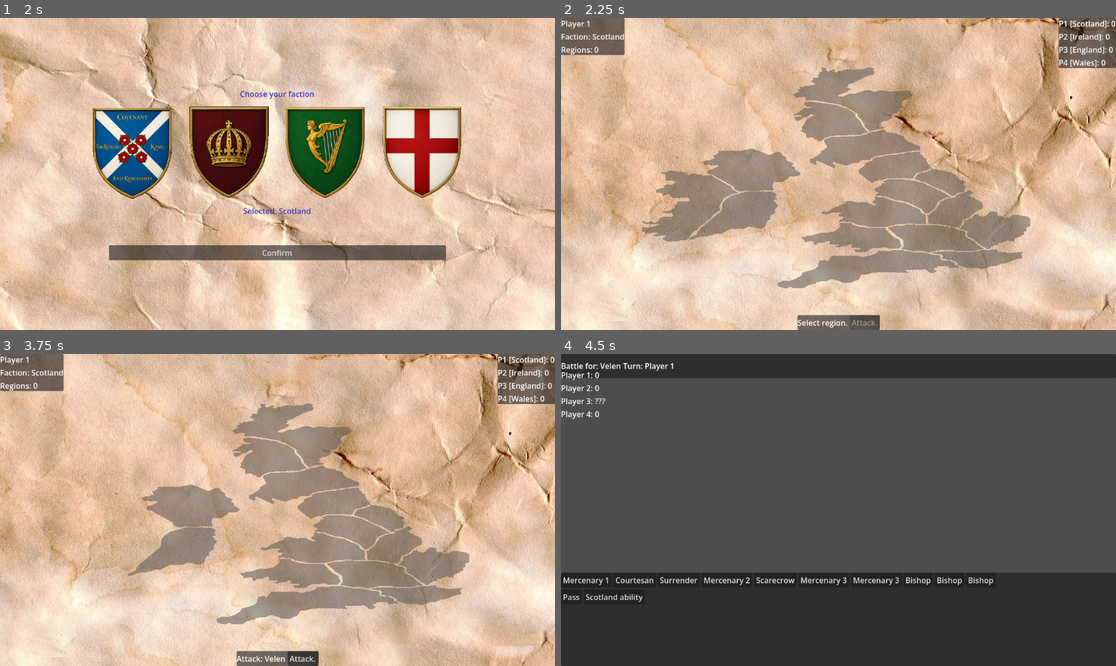
Above: before the commit, frames 1-4 (two rows, left to right).
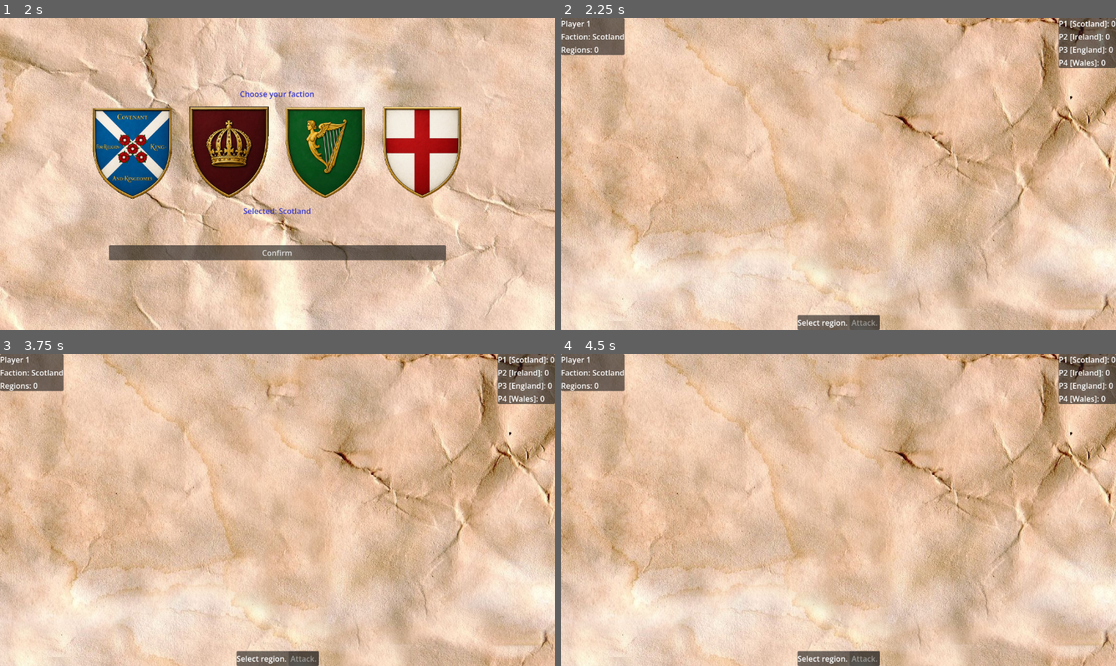
Above: after the commit, the same moments.

Repository: genbyphyton/Condottiere
Game: Godot game, scene res://scenes/main_menu.tscn
The game is run twice, just before and just after one commit, with the same random seed, the same clock (stepped at 60 frames per second) and the same inputs.
Inputs (mouse positions are in pixels of both pictures, inside the frame that each line leads up to):
- Up to frame 1 (2 s): click "Play" at 0.5 s; click (133, 152) at 1.25 s
- Up to frame 2 (2.25 s): click "Confirm" at 2 s
- Up to frame 3 (3.75 s): tap Enter at 2.75 s; move the mouse to (399, 494) at 2.77 s; click (399, 494) at 2.92 s; tap Space at 3.5 s; move the mouse to (166, 525) at 3.52 s; click (166, 525) at 3.67 s
- Up to frame 4 (4.5 s): click (866, 659) at 4.25 s, where only the run before the commit has a clickable "Attack."

Frame 1 is identical in both runs. In frame 2, 18% of the frame differs, in the area x 14-85%, y 15-87%; in frame 3, 17%; in frame 4, 100%, in the area x 0-100%, y 0-100%.
Error after the commit: Parse Error: Identifier "MusicController" not declared in the current scope. (res://src/game/map.gd:21)

Commit message:
Complete implementation

Diff:
--- /dev/null
+++ b/scenes/music_controller.tscn
@@ -0,0 +1,10 @@
+[gd_scene format=3 uid="uid://ctkf721ltaft8"]
+
+[ext_resource type="Script" uid="uid://cjdx5l8vppbuu" path="res://src/audio/music_controller.gd" id="1_nuwea"]
+[ext_resource type="AudioStream" uid="uid://cwjg4fa1y6d5t" path="res://audio/Percival Schuttenbach - Cloak And Dagger.mp3" id="2_a2hxn"]
+
+[node name="MusicController" type="Node2D" unique_id=2014653439]
+script = ExtResource("1_nuwea")
+
+[node name="AudioStreamPlayer" type="AudioStreamPlayer" parent="." unique_id=2076559274]
+stream = ExtResource("2_a2hxn")
--- /dev/null
+++ b/src/audio/music_controller.gd
@@ -0,0 +1,32 @@
+extends Node
+
+var first_song = preload("res://audio/Percival Schuttenbach - Cloak And Dagger.mp3")
+var second_song = preload("res://audio/Percival Schuttenbach - The Nightingale.mp3")
+var victory_sound = preload("res://audio/victory_sound.mp3")
+
+var audio_stream_player: AudioStreamPlayer
+
+func _ready():
+	audio_stream_player = AudioStreamPlayer.new()
+	add_child(audio_stream_player)
+
+func first_play():
+	if audio_stream_player == null:
+		return
+	audio_stream_player.stream = first_song
+	audio_stream_player.volume_db = -30.00
+	audio_stream_player.play()
+
+func second_play():
+	if audio_stream_player == null:
+		return
+	audio_stream_player.stream = second_song
+	audio_stream_player.volume_db = -30.00
+	audio_stream_player.play()
+
+func victory_play():
+	if audio_stream_player == null:
+		return
+	audio_stream_player.stream = victory_sound
+	audio_stream_player.volume_db = -25.00
+	audio_stream_player.play()
--- a/src/battle/battle.gd
+++ b/src/battle/battle.gd
@@ -21,21 +21,16 @@
 var _deck: Deck
 
 func _init(hands: Array[PlayerHand], deck: Deck, condottiere_player: int, factions: Array[Faction] = []) -> void:
-	print("Battle init complete, current player: ", _current_player)
-	print("Passed: ", _passed)
 	_context = BattleContext.new()
 	_hands = hands
 	_factions = factions
 	_deck = deck
 	_current_player = condottiere_player
 	_context.season_changed.connect(_on_season_changed)
-	print("PLAYER_COUNT: ", PlayerHand.PLAYER_COUNT)
-	print("hands size: ", hands.size())
 	for i in hands.size():
 		var faction: Faction = factions[i] if i < factions.size() else null
 		_lines.append(BattleLine.new(_context, faction))
 		_passed.append(false)
-	print("After loop, passed: ", _passed)
 
 func _on_season_changed() -> void:
 	_recalculate_all()
@@ -77,7 +72,6 @@
 	return _lines[player_index].apply_scarecrow(card_to_retrieve, _hands[player_index])
 
 func pass_turn(player_index: int) -> void:
-	print("pass_turn called for: ", player_index, " stack: ", get_stack())
 	if player_index != _current_player or _passed[player_index]:
 		return
 	_passed[player_index] = true
@@ -95,10 +89,6 @@
 	)
 
 func _advance_turn() -> void:
-	print("Advance turn from: ", _current_player)
-	print("Passed: ", _passed)
-	for i in _hands.size():
-		print("  P%d hand: %d cards" % [i, _hands[i].size()])
 	var checked := 0
 	var next := _current_player
 	while checked < PLAYER_COUNT:
@@ -124,7 +114,6 @@
 		line.strength_changed.emit(line.calculate_strength(_lines))
 
 func _resolve_battle() -> void:
-	print("RESOLVE BATTLE CALLED, stack: ", get_stack())
 	var strengths: Array[int] = []
 	for line in _lines:
 		strengths.append(line.calculate_strength(_lines))
--- a/src/game/game_state.gd
+++ b/src/game/game_state.gd
@@ -23,6 +23,11 @@
 var _game_over: bool = false
 var _waiting_for_discard: bool = false
 var _last_winner: int = -1
+var _bots_attacked_this_round: Array[bool] = []
+var _battle_aggressor: int = -1
+var _hand_sizes_before_battle: Array[int] = []
+var _empty_battles_in_a_row: int = 0
+const MAX_EMPTY_BATTLES := 2
 
 
 func _ready() -> void:
@@ -41,34 +46,36 @@
 		_hands.append(hand)
 	_deal_initial_hands()
 	_condottiere_player = 0
+	_bots_attacked_this_round = [false, false, false, false]
 
 func _deal_initial_hands() -> void:
-	print("Dealing hands")
 	for i in PLAYER_COUNT:
 		_hands[i].discard_all(_deck)
 		var regions_owned := _count_owned(i)
 		var card_count := PlayerHand.BASE_HAND_SIZE + regions_owned
-		print("P%d gets %d cards, hand before: %d" % [i, card_count, _hands[i].size()])
 		_hands[i].add_cards(_deck.draw_many(card_count))
-		print("P%d hand after: %d" % [i, _hands[i].size()])
 		var faction := _factions[i] if i < _factions.size() else null
 		if faction != null and faction.is_wales() and faction.has_saved_card():
 			_hands[i].add_card(faction.take_saved_card())
 
-func start_battle(region: String) -> bool:
-	print("start_battle: game_over=", _game_over, " waiting=", _waiting_for_discard, " battle=", _current_battle)
+func start_battle(region: String, aggressor: int = -1) -> bool:
 	if _game_over or _waiting_for_discard:
 		return false
 	if _current_battle != null:
 		push_error("Battle already in progress!")
 		return false
-	print("Hands sizes: ")
-	for i in PLAYER_COUNT:
-		print("  P%d: %d cards" % [i, _hands[i].size()])
 	if _game_over:
 		return false
 	if not _can_battle(region):
 		return false
+	# Track who actually started this battle (so we mark the right player as having attacked)
+	_battle_aggressor = aggressor if aggressor != -1 else _condottiere_player
+	if _battle_aggressor >= 0 and _battle_aggressor < _bots_attacked_this_round.size():
+		_bots_attacked_this_round[_battle_aggressor] = true
+	# Snapshot hand sizes so we can detect a battle where no one played anything.
+	_hand_sizes_before_battle.clear()
+	for i in PLAYER_COUNT:
+		_hand_sizes_before_battle.append(_hands[i].size())
 	_current_region = region
 	_current_battle = Battle.new(_hands, _deck, _condottiere_player, _factions)
 	_current_battle.battle_ended.connect(_on_battle_ended)
@@ -101,7 +108,9 @@
 		token_receiver = _current_battle.get_condottiere_token_receiver(winner_index)
 	else:
 		token_receiver = (_condottiere_player + 1) % PLAYER_COUNT
+	var previous_aggressor := _battle_aggressor
 	_condottiere_player = token_receiver
+	_battle_aggressor = -1
 
 	_current_battle.end_battle()
 	_current_battle = null
@@ -112,29 +121,62 @@
 		game_over.emit(winner_index)
 		return
 
+	# Detect "empty" battles where no one played any cards — usually means
+	# bots have only situational/special cards left and refuse to play them.
+	# After a few in a row, force the round to end so we get fresh hands.
+	var anyone_played := false
+	for i in PLAYER_COUNT:
+		if i < _hand_sizes_before_battle.size() and _hands[i].size() < _hand_sizes_before_battle[i]:
+			anyone_played = true
+			break
+	if anyone_played:
+		_empty_battles_in_a_row = 0
+	else:
+		_empty_battles_in_a_row += 1
+
+	if _empty_battles_in_a_row >= MAX_EMPTY_BATTLES:
+		_empty_battles_in_a_row = 0
+		_finish_round()
+		return
+
 	_check_round_end()
+
+func _get_owned_regions(player_index: int) -> Array[String]:
+	var result: Array[String] = []
+	for region in _region_owners:
+		if _region_owners[region] == player_index:
+			result.append(region)
+	return result
 
 func _check_round_end() -> void:
 	print("Check round end")
-	var player_with_card := 0
-	var last_player := -1
-	for i in PLAYER_COUNT:
-		print("P%d hand: %d" % [i, _hands[i].size()])
+	var players_with_cards := 0
+	var last_player_with_cards := -1
+	for i in PLAYER_COUNT:
 		if not _hands[i].is_empty():
-			player_with_card += 1
-			last_player = i
-	print("Players with cards: ", player_with_card)
-
+			players_with_cards += 1
+			last_player_with_cards = i
+
+	if players_with_cards == 0:
+		_finish_round()
+		return
+
+	# Bots no longer auto-attack, so the human (P0) is the only one who can
+	# start battles. Once P0 has no cards, no more battles can happen — end
+	# the round immediately so fresh cards are dealt.
 	if _hands[0].is_empty():
 		_finish_round()
 		return
 
-	if player_with_card == 0:
-		_finish_round()
-	elif player_with_card <= 1:
-		if last_player != -1 and _hands[last_player].size() > 2:
+	if players_with_cards == 1:
+		# Only one player still has cards — the round is effectively over.
+		# If that player has more than 2 cards, give them the discard choice first.
+		if _hands[last_player_with_cards].size() > 2:
 			_waiting_for_discard = true
-			round_end_discard_requested.emit(last_player, _hands[last_player].get_cards())
+			round_end_discard_requested.emit(
+				last_player_with_cards,
+				_hands[last_player_with_cards].get_cards()
+			)
 			return
 		_finish_round()
 
@@ -149,6 +191,8 @@
 	_finish_round()
 
 func _finish_round() -> void:
+	_bots_attacked_this_round = [false, false, false, false]
+	_empty_battles_in_a_row = 0
 	_deck.reshuffle_discard()
 	_deal_initial_hands()
 	round_ended.emit()
--- a/src/game/map.gd
+++ b/src/game/map.gd
@@ -3,9 +3,9 @@
 
 const PLAYER_COLORS: Array[Color] = [
 	Color(0.2, 0.5, 1.0, 0.45),
-	Color(1.0, 0.2, 0.2, 0.45),
+	Color(0.816, 0.0, 0.031, 0.451),
 	Color(0.2, 0.8, 0.2, 0.45),
-	Color(0.98, 0.784, 0.784, 0.451),
+	Color(0.91, 0.961, 0.102, 0.451),
 ]
 const PONTIFF_COLOR := Color(1.0, 1.0, 1.0, 0.6)
 const NEUTRAL_COLOR := Color(0.3, 0.3, 0.3, 0.5)
@@ -18,6 +18,7 @@
 @onready var map_ui: MapUI = $"../UILayer/UI"
 
 func _ready() -> void:
+	MusicController.first_play()
 	_create_visual_polygons()
 	GameState.region_captured.connect(_on_region_captured)
 	GameState.pontiff_moved.connect(_on_pontiff_moved)
@@ -46,18 +47,15 @@
 			continue
 		var local_pos := collision.to_local(mouse_pos)
 		if Geometry2D.is_point_in_polygon(local_pos, collision.polygon):
-			print("CLICKED: ", region_name)
 			region_clicked.emit(region_name)
 			return
 
 func _create_visual_polygons() -> void:
 	for region_name in RegionData.REGIONS:
 		var area := get_node_or_null(region_name) as Area2D
-		print("Area: ", region_name, " = ", area)
 		if area == null:
 			continue
 		var collision := area.get_node_or_null(region_name)
-		print("Collision: ", collision)
 		if collision == null:
 			continue
 		var poly := Polygon2D.new()
@@ -65,13 +63,10 @@
 		poly.polygon = collision.polygon
 		poly.color = NEUTRAL_COLOR
 		area.add_child(poly)
-		print("Added Polygon2D to ", region_name)
 		_polygons[region_name] = poly
 
 func _on_area_2d_input_event(_viewport, event, _shape_idx, region_name: String) -> void:
-	print("Event: ", event, " region: ", region_name)
 	if event is InputEventMouseButton and event.pressed and event.button_index == MOUSE_BUTTON_LEFT:
-		print("CLICKED: ", region_name)
 		region_clicked.emit(region_name)
 
 func highlight_region(region_name: String, player_index: int) -> void:
--- a/src/ui/battle_scene.gd
+++ b/src/ui/battle_scene.gd
@@ -21,11 +21,8 @@
 var _handling_turn: bool = false
 
 func _ready() -> void:
-	print("BattleScene ready")
-	print("GameState: ", GameState)
-	print("Battle from GameState: ", GameState.get_battle())
+	MusicController.second_play()
 	_battle = GameState.get_battle()
-	print("Battle: ", _battle)
 	_player_index = 0
 
 	_battle.battle_ended.connect(_on_battle_ended)
@@ -81,7 +78,6 @@
 		_strength_labels[i].text = "%s: %s" % [PLAYER_NAMES[i], strength_display]
 
 func _update_hand() -> void:
-	print("Update hand, is_player_turn: ", _is_player_turn)
 	for child in hand_container.get_children():
 		child.queue_free()
 	if not _is_player_turn:
@@ -129,11 +125,10 @@
 		_show_ireland_popup()
 
 func _on_turn_changed(player_index: int) -> void:
-	if _handling_turn and player_index == _player_index:
-		return
-	print("Turn changed to player: ", player_index)
 	label_turn.text = "Turn: %s" % PLAYER_NAMES[player_index]
 	if player_index == _player_index:
+		if _is_player_turn:
+			return
 		_is_player_turn = true
 		_update_hand()
 		_update_faction_button()
@@ -295,7 +290,6 @@
 		popup_container.add_child(btn)
 
 func _on_battle_ended(winner_index: int) -> void:
-	print("Battle ended, winner: ", winner_index)
 	await get_tree().create_timer(1.0).timeout
 	if not is_inside_tree():
 		return
--- a/src/ui/map_ui.gd
+++ b/src/ui/map_ui.gd
@@ -11,7 +11,6 @@
 var _selected_region: String = ""
 
 func _ready() -> void:
-	print("Connecting battle button")
 	battle_button.pressed.connect(_on_battle_button_pressed)
 	if GameState.is_game_over():
 		await get_tree().create_timer(0.5).timeout
@@ -20,7 +19,7 @@
 	GameState.game_over.connect(_on_game_over)
 	GameState.region_captured.connect(_on_region_captured)
 	GameState.battle_started.connect(_on_battle_started)
-	GameState.round_ended.connect(_update_ui)
+	GameState.round_ended.connect(_on_round_ended)
 	battle_button.disabled = true
 	_update_ui()
 	_create_stats_labels()
@@ -48,6 +47,10 @@
 		action_label.text = "Select a region to attack"
 		battle_button.disabled = true
 		return
+	if GameState.get_hand(0).is_empty():
+		action_label.text = "No cards left this round"
+		battle_button.disabled = true
+		return
 	if not GameState.can_attack(region_name):
 		action_label.text = "%s — cannot attack" % region_name
 		battle_button.disabled = true
@@ -61,10 +64,7 @@
 	if GameState.get_hand(0).is_empty():
 		action_label.text = "No cards left this round!"
 		return
-	print("Before start_battle")
-	var success := GameState.start_battle(_selected_region)
-	print("After start_battle, success: ", success)
-	print("Battle: ", GameState.get_battle())
+	var success := GameState.start_battle(_selected_region, 0)
 	if success:
 		get_tree().change_scene_to_file("res://scenes/battle_scene.tscn")
 	else:
@@ -75,6 +75,13 @@
 
 func _on_battle_started(region_name: String) -> void:
 	action_label.text = "Battle: %s" % region_name
+
+func _on_round_ended() -> void:
+	_update_ui()
+	if _selected_region != "":
+		set_selected_region(_selected_region)
+	else:
+		action_label.text = "Select a region to attack"
 
 func _on_game_over(winner_index: int) -> void:
 	await get_tree().create_timer(1.0).timeout
--- a/src/ui/victory_scene.gd
+++ b/src/ui/victory_scene.gd
@@ -12,5 +12,6 @@
 	)
 
 func _ready() -> void:
+	MusicController.victory_play()
 	var winner := GameState.get_last_winner()
 	setup(winner)
Not shown, added: audio/Percival Schuttenbach - Cloak And Dagger.mp3.import
Not shown, added: audio/Percival Schuttenbach - The Nightingale.mp3.import
Not shown, added: audio/victory_sound.mp3.import
Not shown, added: src/audio/music_controller.gd.uid
Not shown, added: audio/Percival Schuttenbach - Cloak And Dagger.mp3
Not shown, added: audio/Percival Schuttenbach - The Nightingale.mp3
Not shown, added: audio/victory_sound.mp3
